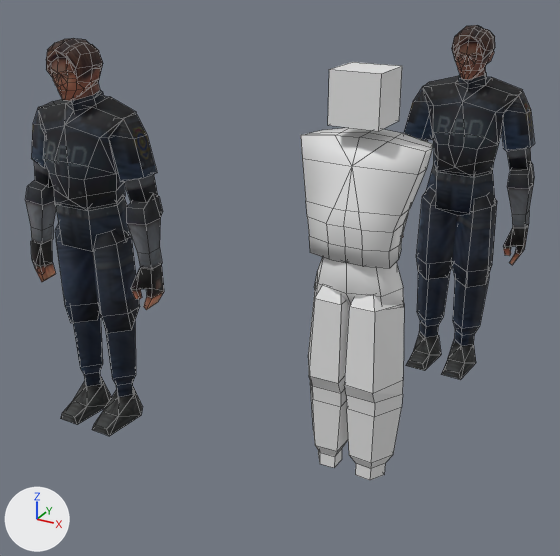
Two versions of the Blender file puyoknight/base-male-re.blend, one commit apart.
Camera for both pictures: a 50 mm lens placed at (1.19, -2.86, 2.49), pointed at (-0.72, 0.61, 0.75). Every picture has the same lights, and +X, +Y and +Z are marked at lower left. The first picture is the older version. Mesh edges are drawn as thin lines.

Objects in the first picture: 'Head', 'Leg.L', 'Torso', 'Waist', 'leonfront', 'leonside'.
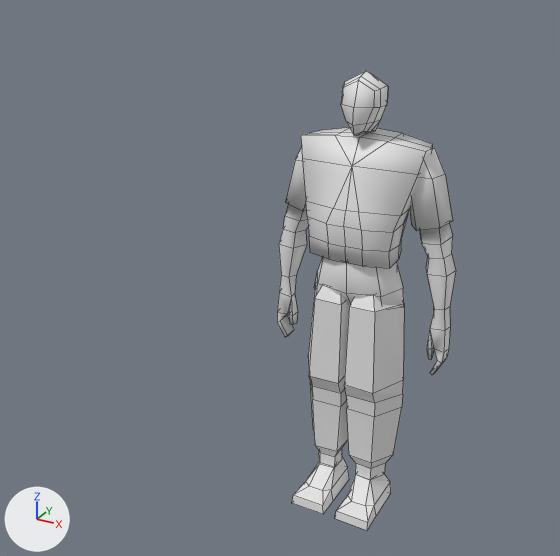
Commit message: more male model work

Changed parts and their boxes [x1, y1, x2, y2] in the pictures (560 x 556 px):
'leonside', hidden
    before: [26, 38, 164, 436]
'leonfront', hidden
    before: [402, 25, 535, 379]
'Arm.L', added
    after: [277, 148, 456, 375]
'Head', reshaped, modifiers changed (36% narrower)
    before: [328, 62, 402, 131]
    after: [341, 71, 388, 136]
'Foot.L', added
    after: [292, 457, 391, 531]
part 1 of me_cube_001, cut back
    before: [328, 62, 402, 131]
    after: [341, 71, 388, 136]

Patch to the scene script:
```diff
--- a/puyoknight/base-male-re.blend.py
+++ b/puyoknight/base-male-re.blend.py
@@ me_cube_001 @@
 # used by ob_head; location = (0.0, 0.0, 1.919); scale = (0.107, 0.107, 0.107)
-me_cube_001.from_pydata(...)  # 8 vertices, 6 faces; spans x -1.0..1.0, y -1.0..1.0, z -1.0..1.0
+me_cube_001.from_pydata(...)  # 34 vertices, 26 faces; spans x 0.0..0.88, y -1.02..1.05, z -1.42..0.89
+# me_cube_001 part 1: the whole mesh is rebuilt
+# me_cube_001 part 2: the surface is now shaded smooth
@@ me_cylinder @@
+me_cylinder.from_pydata(...)  # 65 vertices, 65 faces; spans x 1.4..3.89, y -0.18..1.26, z -8.34..0.88
+me_cylinder.polygons.foreach_set('use_smooth', [True] * 65)
@@ me_cube @@
+me_cube.from_pydata([(0.37, -2.82, 0.01), (0.99, -1.68, 0.73), (0.37, 1.0, 0.01), (0.85, 0.63, 2.06), (2.53, -2.82, -0.02), (1.91, -1.68, 0.73), (2.5, 1.0, 0.0), (2.11, 0.33, 1.95), (0.45, -2.75, 0.56), (0.5, 1.0, 0.88), (2.41, 1.0, 0.87), (2.48, -2.75, 0.56), (0.37, -1.39, 0.01), (0.72, -0.63, 1.9), (2.5, -1.39, 0.0), (1.68, -0.65, 1.89), (2.32, -1.37, 0.72), (0.56, -1.31, 0.74)], [], [(17, 13, 3, 9), (9, 3, 7, 10), (16, 15, 5), (11, 5, 1, 8), (12, 14, 4, 0), (15, 13, 1, 5), (4, 11, 8, 0), (14, 16, 11, 4), (2, 9, 10, 6), (12, 17, 9, 2), (0, 8, 17, 12), (6, 10, 16, 14), (7, 3, 13, 15), (2, 6, 14, 12), (10, 7, 15, 16), (8, 1, 17), (5, 11, 16), (17, 1, 13)])
@@ ob_head @@
 ob_head.scale = (0.107, 0.107, 0.107)
+_m = ob_head.modifiers.new('Mirror', 'MIRROR')
+_m.use_clip = True
@@ ob_leonfront @@
 ob_leonfront.scale = (0.0357, 0.0357, 0.0357)
+ob_leonfront.hide_set(True)  # its collection is switched off
@@ ob_leonside @@
 ob_leonside.scale = (0.0357, 0.0357, 0.0357)
+ob_leonside.hide_set(True)  # its collection is switched off
@@ ob_arm_l @@
+ob_arm_l = bpy.data.objects.new('Arm.L', me_cylinder)
+ob_arm_l.location = (0.0, 0.0, 1.63)
+ob_arm_l.scale = (0.106, 0.106, 0.106)
+_m = ob_arm_l.modifiers.new('Mirror', 'MIRROR')
@@ ob_foot_l @@
+ob_foot_l = bpy.data.objects.new('Foot.L', me_cube)
+ob_foot_l.location = (0.0, 0.0, 0.0)
+ob_foot_l.scale = (0.0777, 0.0777, 0.0777)
+_m = ob_foot_l.modifiers.new('Mirror', 'MIRROR')
```
